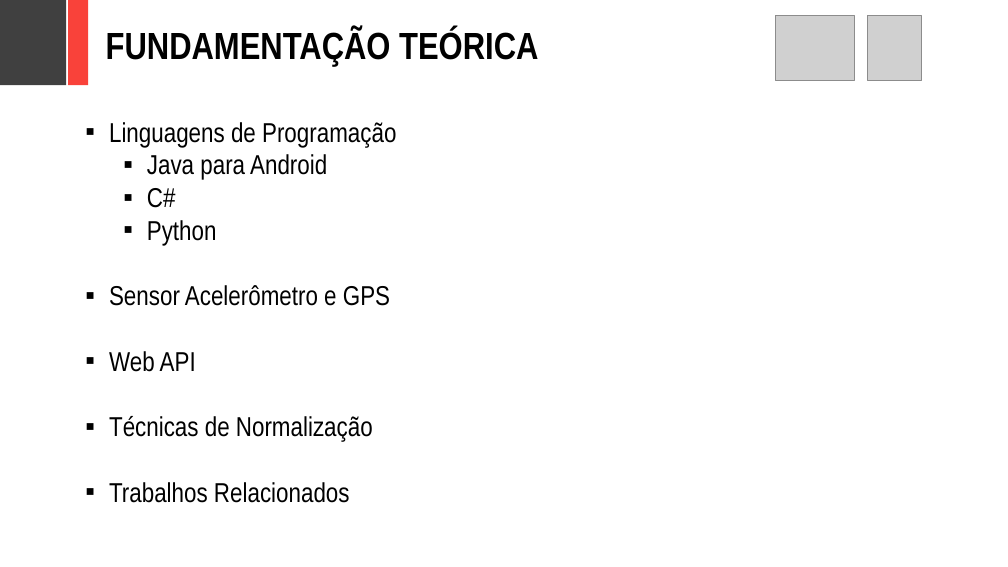
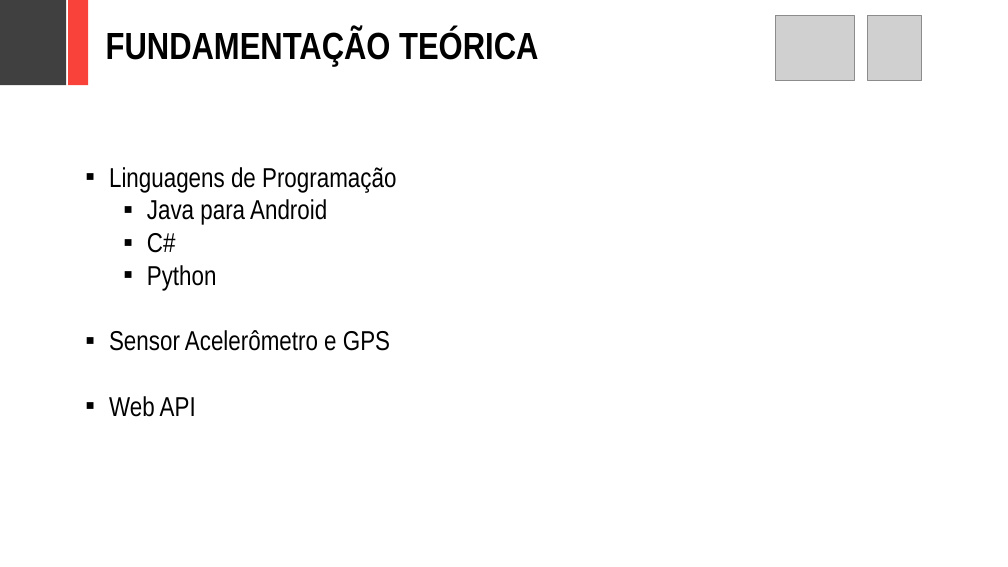
Before and after one commit to adornodev/TCC-Lunar, a slide deck: slide 6 of FinalCourseAssignment/Lunar.pptx. Drawn at 1008x567 pixels with LibreOffice and Linux fonts; fonts in the diff are those of the drawing; grey boxes stand for pictures. Boxes give left, top, right and bottom in pixels: in the first picture for what was removed or moved away, otherwise in the second. Text is boxed around its words. In the diff, an @@ line names an element or a change of style, - is before the commit and + after.

```diff
--- a/FinalCourseAssignment/Lunar.pptx
+++ b/FinalCourseAssignment/Lunar.pptx
@@ text "Linguagens de Programação": place and size @@
-text "Linguagens de Programação" at box(109, 122, 396, 503)
+text "Linguagens de Programação" at box(109, 167, 396, 417)
@@ text at box(109, 416, 373, 503): paragraphs removed @@
-▪ Técnicas de Normalização
-▪ Trabalhos Relacionados
```
Also in this commit, not shown: 14 other slides changed, 2 slides added, 5 slides removed, 16 other files.
